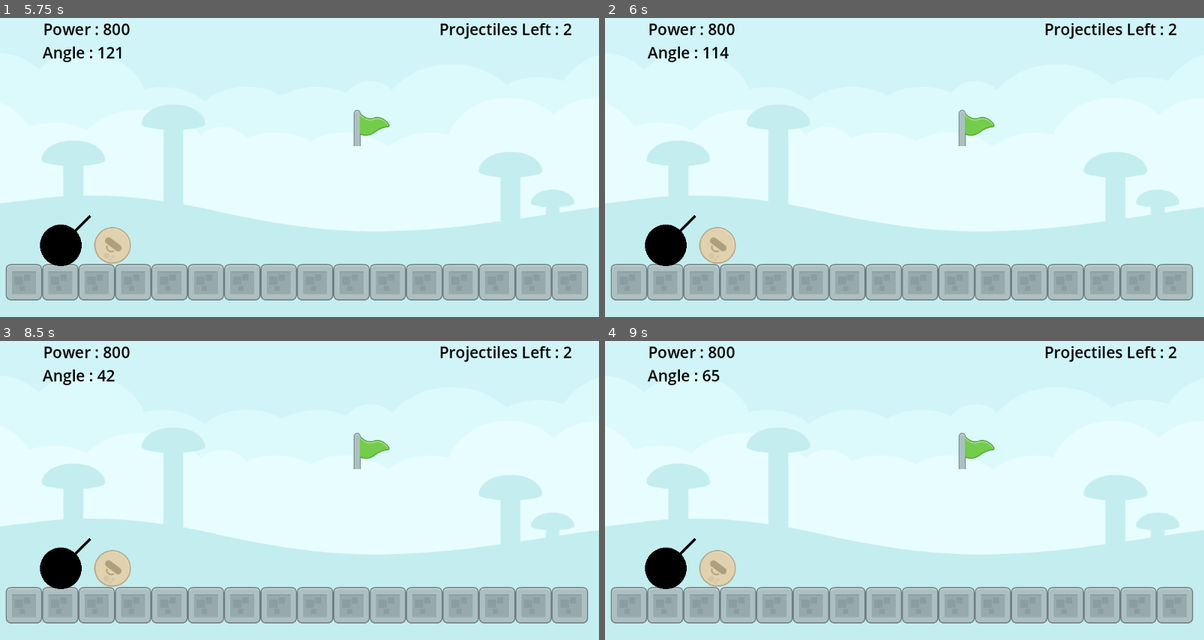
Above: before the commit, frames 1-4 (two rows, left to right).
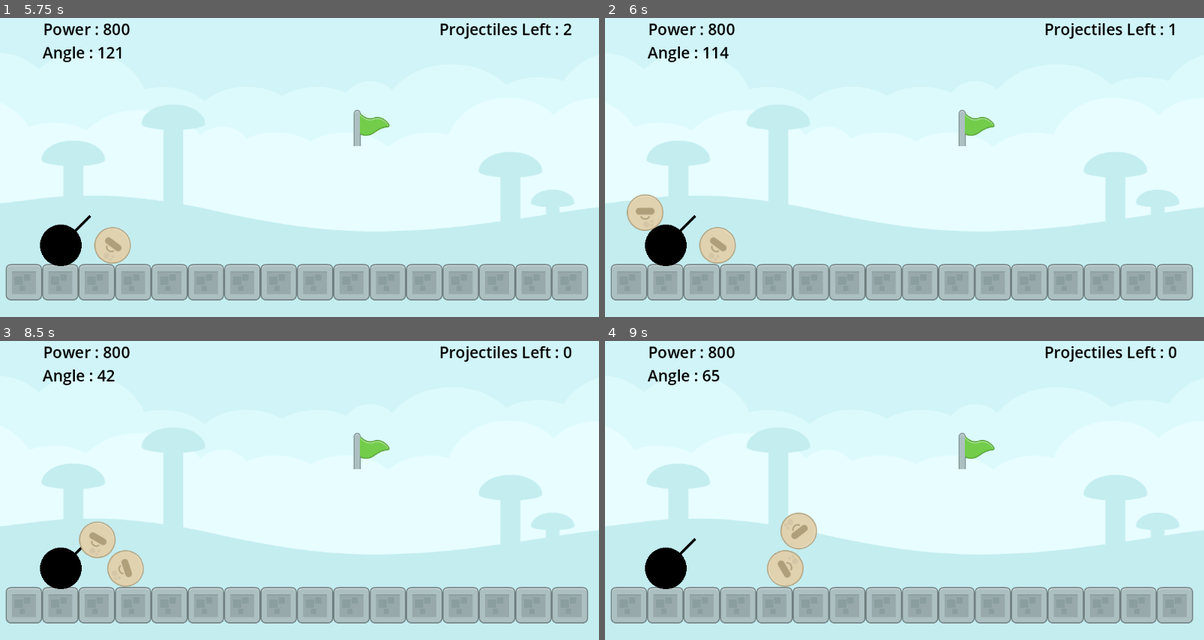
Above: after the commit, the same moments.

Repository: bsu-cs315/E1-evan.kiser
Game: Godot game, scene res://src/World.tscn
Two runs of this game, one before a commit and one after it. Both use one fixed random seed, a clock stepped at 60 frames per second and the inputs below.
Inputs:
- Up to frame 1 (5.75 s): tap Enter at 0.5, 5 s; hold Up (angle_up) 0.53-1.28 s; tap Space (launch) at 0.6, 1.55, 2.3, 2.85, 3.6, 4.25, 4.55, 5.3 s; hold Down (angle_down) 1.28-2.03 s; tap Left (decrease_power) at 1.35, 4.35 s; hold Up (angle_up) 2.03-3.53 s; tap Right (increase_power) at 2.1, 5.1 s; hold Down (angle_down) from 3.53 s (still down)
- Up to frame 2 (6 s): release Down (angle_down) at 5.78 s; hold Up (angle_up) from 5.78 s (still down); tap Space (launch) at 5.85 s
- Up to frame 3 (8.5 s): tap Space (launch) at 6.6, 7.25, 7.55, 8.3 s; tap Left (decrease_power) at 7.35 s; tap Enter at 8 s; release Up (angle_up) at 8.03 s; hold Down (angle_down) from 8.03 s (still down); tap Right (increase_power) at 8.1 s
- Up to frame 4 (9 s): keep holding Down (angle_down); tap Space (launch) at 8.85 s

Frame 1 is identical in both runs. In frame 2, 0.6% of the frame differs, in the area x 3-96%, y 1-72%; in frame 3, 1.3%; in frame 4, 1.8%, in the area x 15-96%, y 2-83%.

Commit message:
Can only fire a new ball when a current ball is not moving

Diff:
--- a/src/ball.gd
+++ b/src/ball.gd
@@ -1 +1,14 @@
 extends RigidBody2D
+
+signal projectile_sleeping_state_changed
+var screen_bottom_limit: float
+
+func _ready() -> void:
+	screen_bottom_limit = get_viewport_rect().size.y
+
+func _on_sleeping_state_changed(is_sleeping: bool) -> void:
+	emit_signal("projectile_sleeping_state_changed", is_sleeping)
+
+func _process(_delta):
+	if position.y > screen_bottom_limit:
+		queue_free()
--- a/src/cannon.gd
+++ b/src/cannon.gd
@@ -12,9 +12,10 @@
 @export var angle := (-TAU/4)
 @export var angle_change_rate := (TAU/8)
 
-# will be used to determine whether the ball is alive and moving or not
-@export var ball_exist := false
-@export var projectiles_left := 3
+@export var can_shoot := true
+@export var balls_left := 3
+var current_ball : RigidBody2D = null
+
 
 func _ready() -> void:
 	_update_power_label()
@@ -32,16 +33,15 @@
 		angle = clampf(angle, deg_to_rad(-180), deg_to_rad(0))
 		angle_changed.emit()
 
-	if(!ball_exist):
-		if Input.is_action_just_pressed("launch") and (projectiles_left > 0):
+	if Input.is_action_just_pressed("launch")and (balls_left > 0):
+		if current_ball == null or current_ball.is_sleeping():
 			var impulse := Vector2(1,0) * power
-			var ball : RigidBody2D = preload("res://src/ball.tscn").instantiate()
-			get_parent().add_child(ball)
-			ball.global_position = global_position
-			ball.apply_impulse(impulse.rotated(angle))
+			current_ball = preload("res://src/ball.tscn").instantiate() as RigidBody2D
+			get_parent().add_child(current_ball)
+			current_ball.global_position = global_position
+			current_ball.apply_impulse(impulse.rotated(angle))
 			$CannonShotSound.playing = true
-			ball_exist = true
-			projectiles_left -= 1
+			balls_left -= 1
 			projectile_amount_changed.emit()
 
 func _update_power_label() -> void:
--- a/src/world.gd
+++ b/src/world.gd
@@ -16,5 +16,5 @@
 	$AngleLabel.modulate = Color.RED
 
 func _on_cannon_projectile_amount_changed() -> void:
-	$ProjectilesLeftLabel.text = ("Projectiles Left : %.d" % $Cannon.projectiles_left)
+	$ProjectilesLeftLabel.text = ("Projectiles Left : %.d" % $Cannon.balls_left)
 	$ProjectilesLeftLabel.modulate = Color.RED
